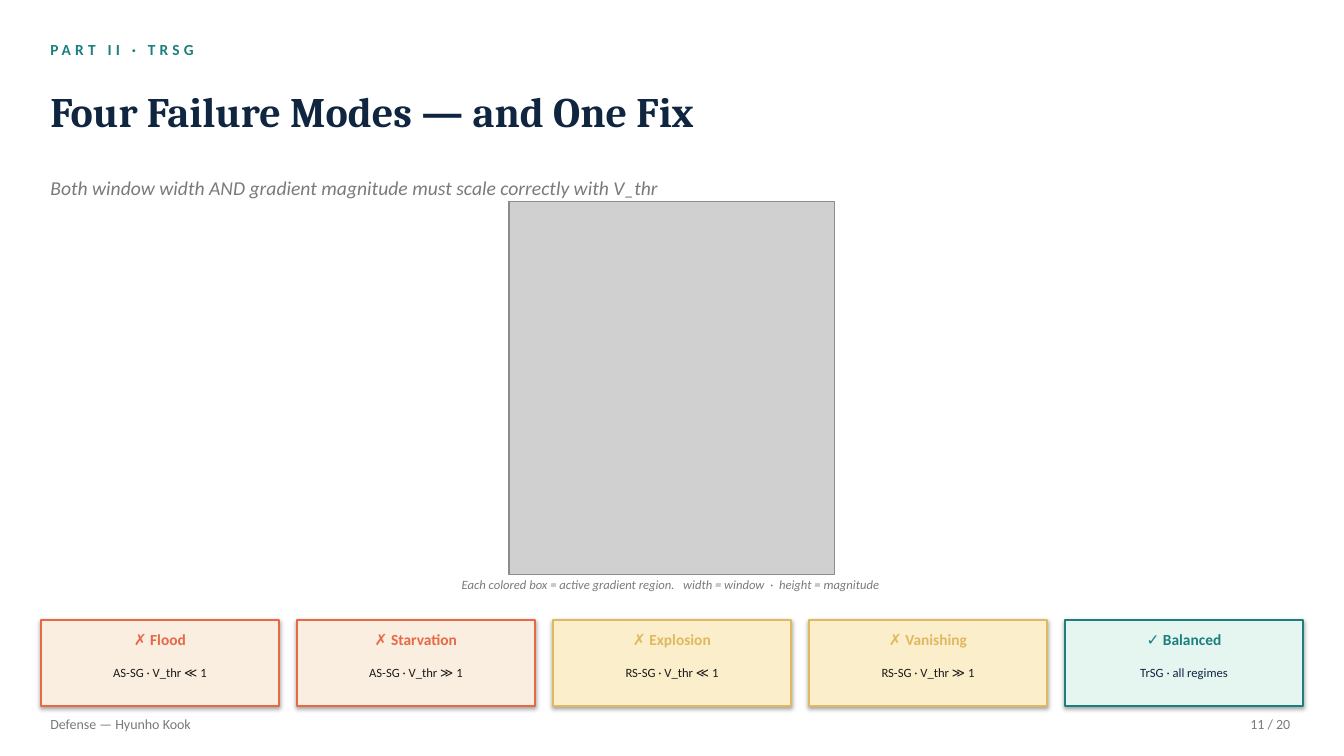
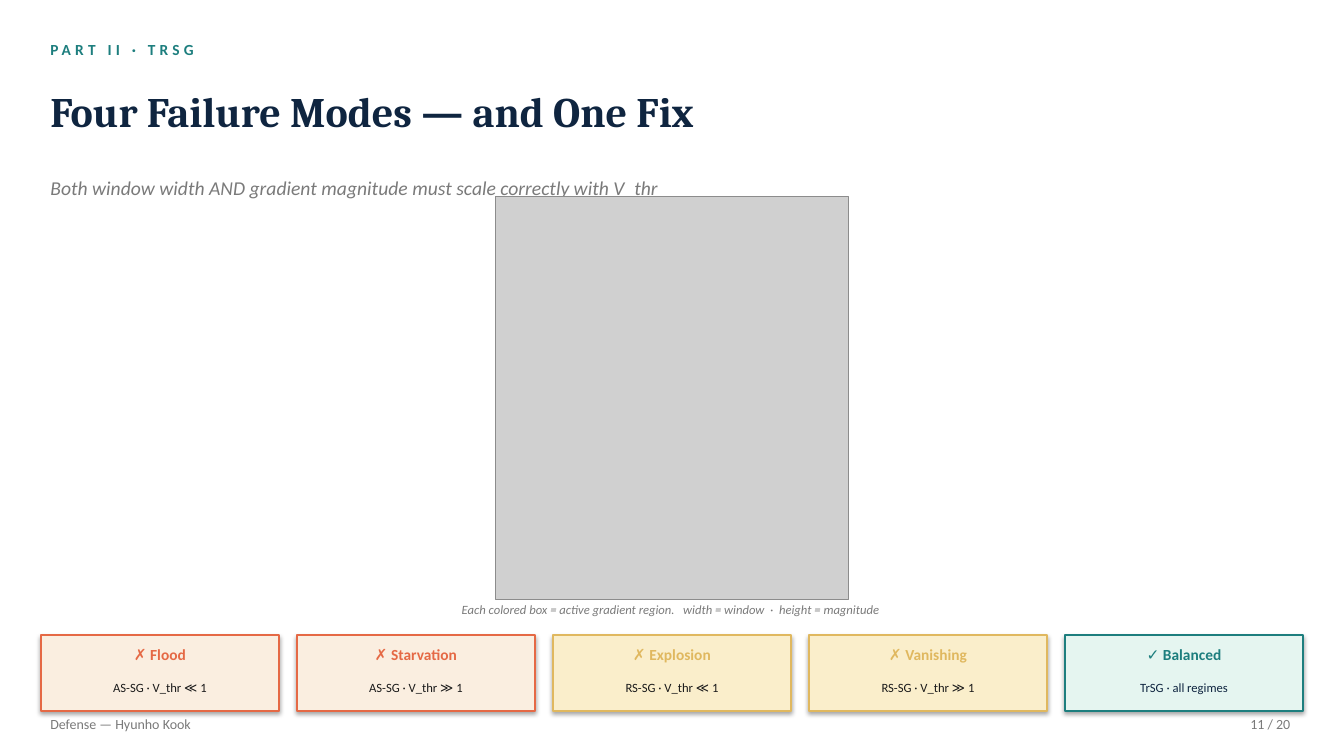
Before and after one commit to kookhh0827/POSTECH_thesis_template_latex, a slide deck: slide 11 of Hyunho_Kook_Master_Defense.pptx. Drawn at 1344x756 pixels with LibreOffice and Linux fonts; fonts in the diff are those of the drawing; grey boxes stand for pictures. Boxes give left, top, right and bottom in pixels: in the first picture for what was removed or moved away, otherwise in the second. Text is boxed around its words. In the diff, an @@ line names an element or a change of style, - is before the commit and + after.

```diff
--- a/Hyunho_Kook_Master_Defense.pptx
+++ b/Hyunho_Kook_Master_Defense.pptx
@@ picture: place and size @@
-picture at (509, 202, 835, 575)
+picture at (496, 197, 849, 600)
@@ text "Each colored box = active ...": place and size @@
-text "Each colored box = active ..." at (462, 580, 880, 591)
+text "Each colored box = active ..." at (462, 605, 880, 616)
@@ rectangle: place and size @@
-rectangle at (41, 620, 279, 706)
+rectangle at (41, 635, 279, 711)
@@ rectangle: place and size @@
-rectangle at (297, 620, 535, 706)
+rectangle at (297, 635, 535, 711)
@@ rectangle: place and size @@
-rectangle at (554, 620, 791, 706)
+rectangle at (554, 635, 791, 711)
@@ rectangle: place and size @@
-rectangle at (810, 620, 1048, 706)
+rectangle at (810, 635, 1048, 711)
@@ rectangle: place and size @@
-rectangle at (1066, 620, 1304, 706)
+rectangle at (1066, 635, 1304, 711)
@@ 10 texts: place and size @@
-10 texts at (113, 634, 1228, 679)
+10 texts at (113, 649, 1228, 694)
```
Also in this commit, not shown: 11 other slides changed, 2 other files.
